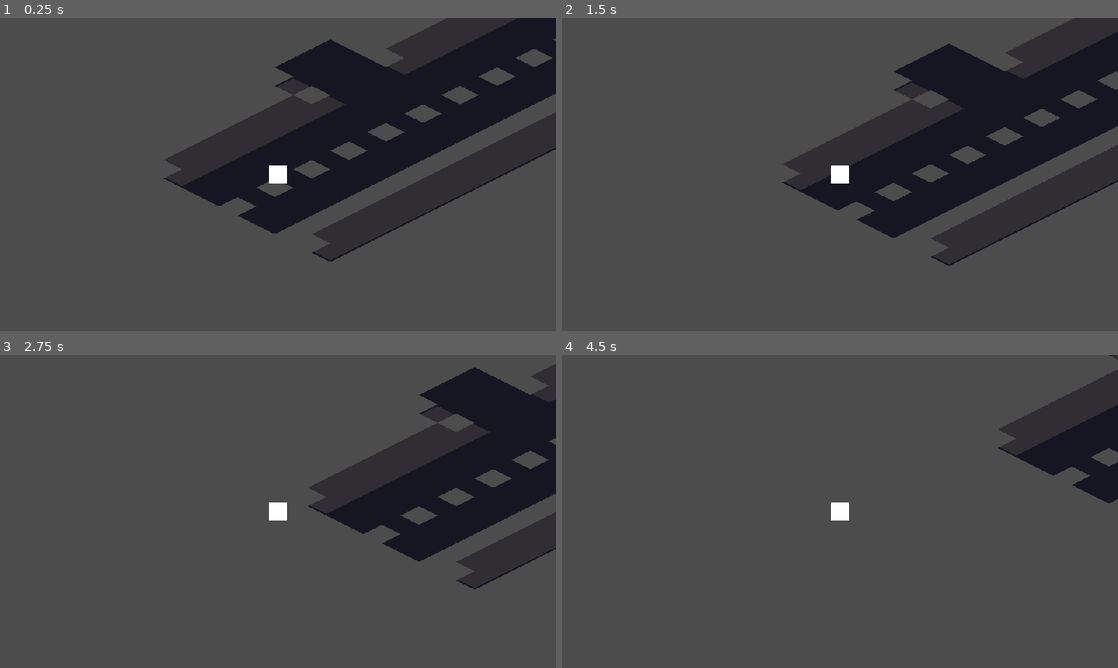
Above: before the commit, frames 1-4 (two rows, left to right).
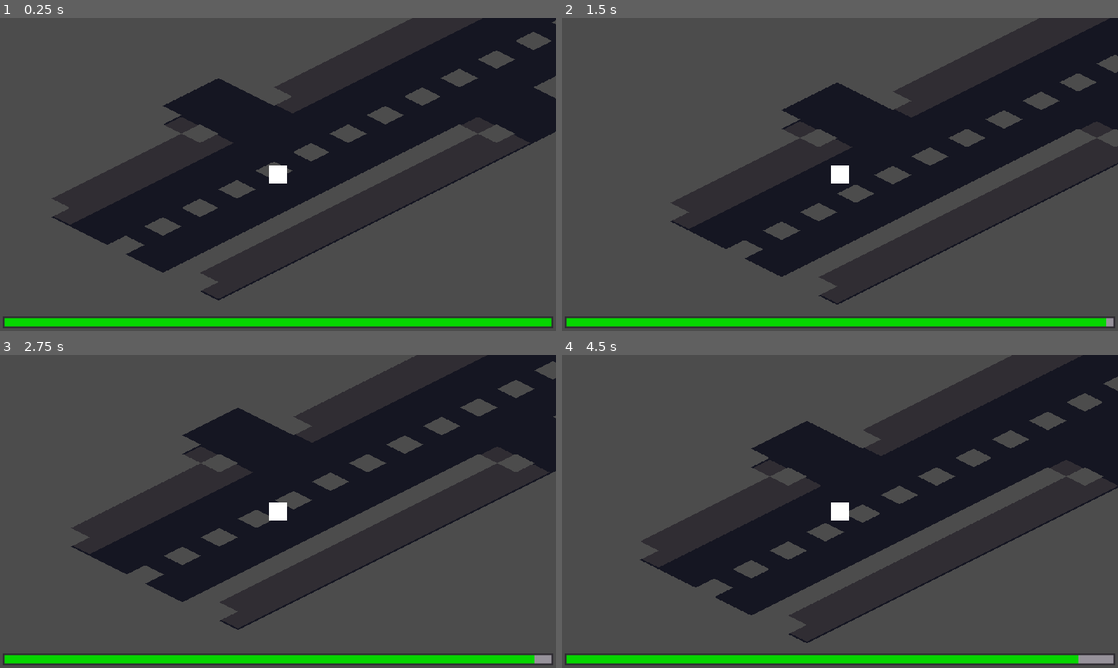
Above: after the commit, the same moments.

Repository: Merliin42/Ludum-Dare-46
Game: Godot game, scene res://Scenes/Main.tscn
Two runs of this game, one before a commit and one after it. Both use one fixed random seed, a clock stepped at 60 frames per second and the inputs below. Before the commit the project starts from res://Scenes/ProvisoryMain.tscn.
Inputs:
- Up to frame 1 (0.25 s): no input
- Up to frame 2 (1.5 s): tap Enter (ui_accept) at 0.5, 0.77 s; hold D (ui_right) 0.53-1.28 s; hold S (speed_down) from 1.28 s (still down)
- Up to frame 3 (2.75 s): tap Enter (ui_accept) at 1.52 s; release S (speed_down) at 2.03 s; hold D (ui_right) from 2.03 s (still down)
- Up to frame 4 (4.5 s): tap Enter (ui_accept) at 3.02, 3.77 s; release D (ui_right) at 3.53 s; hold Q (ui_left) from 3.53 s (still down)

The runs differ from the first frame. In frame 1, 32% of the frame differs, in the area x 0-100%, y 0-100%; in frame 2, 30%; in frame 3, 41%; in frame 4, 39%.
Error after the commit: Invalid get index 'hungry' (on base: 'Area2D'). (res://Scripts/Main.gd:6)

Commit message:
Create gui

Diff:
--- a/Scenes/Character.tscn
+++ b/Scenes/Character.tscn
@@ -22,9 +22,6 @@
 [node name="CollisionShape2D" type="CollisionShape2D" parent="."]
 shape = SubResource( 1 )
 
-[node name="Camera2D" type="Camera2D" parent="."]
-current = true
-
 [node name="TrapsDetector" type="Area2D" parent="."]
 collision_layer = 2
 collision_mask = 2
@@ -38,5 +35,17 @@
 
 [node name="CollisionShape2D" type="CollisionShape2D" parent="ChildDetector"]
 shape = SubResource( 2 )
+
+[node name="PennywiseDetector" type="Area2D" parent="."]
+collision_layer = 8
+collision_mask = 8
+
+[node name="CollisionShape2D" type="CollisionShape2D" parent="PennywiseDetector"]
+shape = SubResource( 2 )
+
+[node name="Camera2D" type="Camera2D" parent="."]
+current = true
 [connection signal="area_entered" from="TrapsDetector" to="." method="_on_TrapsDetector_area_entered"]
 [connection signal="area_entered" from="ChildDetector" to="." method="_on_ChildDetector_area_entered"]
+[connection signal="area_entered" from="PennywiseDetector" to="." method="_on_PennywiseDetector_area_entered"]
+[connection signal="area_exited" from="PennywiseDetector" to="." method="_on_PennywiseDetector_area_exited"]
--- /dev/null
+++ b/Scenes/GUI.tscn
@@ -0,0 +1,36 @@
+[gd_scene load_steps=4 format=2]
+
+[ext_resource path="res://Assets/HungerBar/under.png" type="Texture" id=1]
+[ext_resource path="res://Assets/HungerBar/over.png" type="Texture" id=2]
+[ext_resource path="res://Assets/HungerBar/progress.png" type="Texture" id=3]
+
+[node name="GUI" type="CanvasLayer"]
+
+[node name="MarginContainer" type="MarginContainer" parent="."]
+anchor_top = 1.0
+anchor_right = 1.0
+anchor_bottom = 1.0
+margin_top = -60.0
+custom_constants/margin_right = 10
+custom_constants/margin_top = 10
+custom_constants/margin_left = 10
+custom_constants/margin_bottom = 10
+__meta__ = {
+"_edit_use_anchors_": false
+}
+
+[node name="TextureProgress" type="TextureProgress" parent="MarginContainer"]
+margin_left = 10.0
+margin_top = 10.0
+margin_right = 1910.0
+margin_bottom = 50.0
+max_value = 60.0
+value = 60.0
+texture_under = ExtResource( 1 )
+texture_over = ExtResource( 2 )
+texture_progress = ExtResource( 3 )
+nine_patch_stretch = true
+stretch_margin_left = 20
+stretch_margin_top = 20
+stretch_margin_right = 20
+stretch_margin_bottom = 20
--- /dev/null
+++ b/Scenes/Main.tscn
@@ -0,0 +1,37 @@
+[gd_scene load_steps=7 format=2]
+
+[ext_resource path="res://Scenes/Pennywise.tscn" type="PackedScene" id=1]
+[ext_resource path="res://Scenes/Character.tscn" type="PackedScene" id=2]
+[ext_resource path="res://Scenes/TileMap.tscn" type="PackedScene" id=3]
+[ext_resource path="res://Scenes/CarSpawner.tscn" type="PackedScene" id=4]
+[ext_resource path="res://Scripts/Main.gd" type="Script" id=5]
+[ext_resource path="res://Scenes/GUI.tscn" type="PackedScene" id=6]
+
+[node name="Node2D" type="Node"]
+script = ExtResource( 5 )
+
+[node name="TileMap" parent="." instance=ExtResource( 3 )]
+
+[node name="Character" parent="." instance=ExtResource( 2 )]
+position = Vector2( 1226.75, 2319.15 )
+scale = Vector2( 0.5, 0.5 )
+
+[node name="CarSpawner" parent="." instance=ExtResource( 4 )]
+position = Vector2( 3548.71, -883.631 )
+
+[node name="CarSpawner2" parent="." instance=ExtResource( 4 )]
+position = Vector2( 7800.03, -2717.9 )
+
+[node name="CarSpawner3" parent="." instance=ExtResource( 4 )]
+position = Vector2( 13178.7, -5583.96 )
+
+[node name="Pennywise" parent="." instance=ExtResource( 1 )]
+position = Vector2( 1002.07, 2461.52 )
+scale = Vector2( 1, 1 )
+
+[node name="PennywiseHunger" type="Timer" parent="."]
+autostart = true
+
+[node name="GUI" parent="." instance=ExtResource( 6 )]
+[connection signal="pennywise" from="Character" to="." method="_on_Character_pennywise"]
+[connection signal="timeout" from="PennywiseHunger" to="." method="_on_PennywiseHunger_timeout"]
--- /dev/null
+++ b/Scenes/Pennywise.tscn
@@ -0,0 +1,12 @@
+[gd_scene load_steps=2 format=2]
+
+[sub_resource type="RectangleShape2D" id=1]
+extents = Vector2( 480, 64 )
+
+[node name="Pennywise" type="Area2D"]
+rotation = 0.785398
+collision_layer = 8
+collision_mask = 8
+
+[node name="CollisionShape2D" type="CollisionShape2D" parent="."]
+shape = SubResource( 1 )
--- a/Scenes/ProvisoryMain.tscn
+++ /dev/null
@@ -1,22 +0,0 @@
-[gd_scene load_steps=4 format=2]
-
-[ext_resource path="res://Scenes/CarSpawner.tscn" type="PackedScene" id=1]
-[ext_resource path="res://Scenes/Character.tscn" type="PackedScene" id=4]
-[ext_resource path="res://Scenes/TileMap.tscn" type="PackedScene" id=5]
-
-[node name="Node2D" type="Node2D"]
-
-[node name="TileMap" parent="." instance=ExtResource( 5 )]
-
-[node name="Character" parent="." instance=ExtResource( 4 )]
-position = Vector2( 840.5, 2452.58 )
-scale = Vector2( 0.5, 0.5 )
-
-[node name="CarSpawner" parent="." instance=ExtResource( 1 )]
-position = Vector2( 3548.71, -883.631 )
-
-[node name="CarSpawner2" parent="." instance=ExtResource( 1 )]
-position = Vector2( 7800.03, -2717.9 )
-
-[node name="CarSpawner3" parent="." instance=ExtResource( 1 )]
-position = Vector2( 13178.7, -5583.96 )
--- a/Scripts/Character.gd
+++ b/Scripts/Character.gd
@@ -3,6 +3,9 @@
 var speed = 3
 var direction = 1
 var return_possible = true
+var childs = 0
+
+signal pennywise
 
 func _process(delta):
 	var displacment = Vector2(3, -1.5)
@@ -27,7 +30,18 @@
 
 func _on_TrapsDetector_area_entered(area):
 	print("hit!")
+	childs = 0
 
 
 func _on_ChildDetector_area_entered(area):
 	print("Give me the child")
+	childs += 1
+
+
+func _on_PennywiseDetector_area_entered(area):
+	print("You'll be the last one")
+	direction = 1
+	emit_signal("pennywise", childs)
+
+func _on_PennywiseDetector_area_exited(area):
+	return_possible = true
--- /dev/null
+++ b/Scripts/Main.gd
@@ -0,0 +1,11 @@
+extends Node
+
+var hungry = 60
+
+func _on_Character_pennywise(childs):
+	$Pennywise.hungry += 10*childs
+
+func _on_PennywiseHunger_timeout():
+	hungry -= 1
+	$GUI/MarginContainer/TextureProgress.value = hungry
+	$PennywiseHunger.start()
--- a/project.godot
+++ b/project.godot
@@ -16,7 +16,7 @@
 [application]
 
 config/name="Ludum Dare 46"
-run/main_scene="res://Scenes/ProvisoryMain.tscn"
+run/main_scene="res://Scenes/Main.tscn"
 config/icon="res://icon.png"
 
 [display]
@@ -95,6 +95,13 @@
  ]
 }
 
+[layer_names]
+
+2d_physics/layer_1="collision"
+2d_physics/layer_2="traps"
+2d_physics/layer_3="childs"
+2d_physics/layer_4="pennywise"
+
 [rendering]
 
 environment/default_environment="res://default_env.tres"
Binary file added: Assets/HungerBar/over.png
Not shown, added: Assets/HungerBar/over.png.import
Binary file added: Assets/HungerBar/progress.png
Not shown, added: Assets/HungerBar/progress.png.import
Binary file added: Assets/HungerBar/under.png
Not shown, added: Assets/HungerBar/under.png.import
